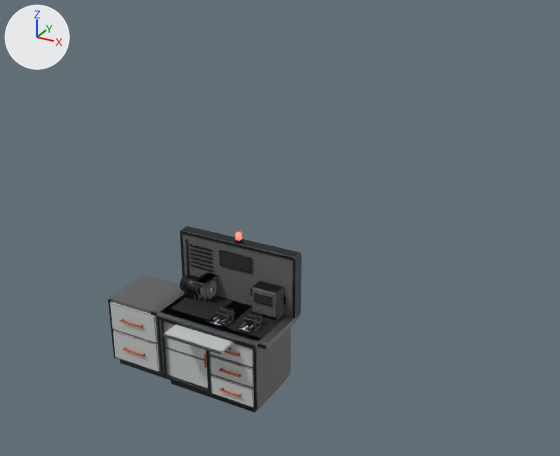
The Blender file Assets/Game/Art/Models/_Source~/components/props/repair_bench.blend: old version first, new version second.
Both versions are drawn from a 50 mm lens placed at (4.05, -6.16, 5.12), pointed at (0.5, 0.3, 1.89). Arrows for +X, +Y and +Z are at upper left; the lights stay in place. The first picture is the older version.

In view in the first picture: 'Mesh_RepairBench_BackPanel_Bulkhead', 'Mesh_RepairBench_Cabinet_Bulkhead', 'Mesh_RepairBench_Cabinet_Island', 'Mesh_RepairBench_Console_Island', 'Mesh_RepairBench_Leaf_Compact', 'Mesh_RepairBench_Worktop_Bulkhead', 'Mesh_RepairBench_Worktop_Island' and 7 more.
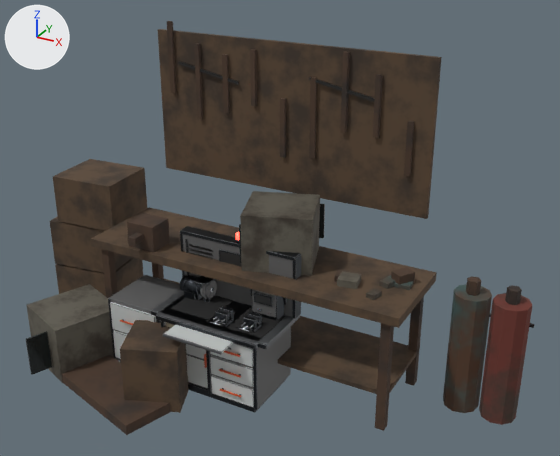
Edits to the bpy script that builds the scene:
```text
Add mat_mat_sattower_int_screendead:
    mat_mat_sattower_int_screendead = principled_material('MAT_SatTower_Int_ScreenDead')
    mat_mat_sattower_int_screendead.base_color = (0.012, 0.016, 0.016)  # black #1d2222
    mat_mat_sattower_int_screendead.roughness = 0.15
Add mat_mat_sattower_int_timber:
    mat_mat_sattower_int_timber = bpy.data.materials.new('MAT_SatTower_Int_Timber')
    # nodes: BsdfPrincipled, OutputMaterial, TexCoord, TexNoise, ValToRGB
    # colours: brown #594532, brown #3c3027
Add mat_mat_sattower_int_cable:
    mat_mat_sattower_int_cable = principled_material('MAT_SatTower_Int_Cable')
    mat_mat_sattower_int_cable.base_color = (0.015, 0.015, 0.015)  # black #212121
Add mat_mat_sattower_int_paintteal:
    mat_mat_sattower_int_paintteal = bpy.data.materials.new('MAT_SatTower_Int_PaintTeal')
    # nodes: BsdfPrincipled, OutputMaterial, TexCoord, TexNoise, ValToRGB
    # colours: dark cyan #3c5250, brown #523827
Add mat_mat_sattower_int_clothred:
    mat_mat_sattower_int_clothred = bpy.data.materials.new('MAT_SatTower_Int_ClothRed')
    # nodes: BsdfPrincipled, OutputMaterial, TexCoord, TexNoise, ValToRGB
    # colours: dark red #6c352c, brown #453830
Add mat_mat_sattower_int_consolebeige:
    mat_mat_sattower_int_consolebeige = bpy.data.materials.new('MAT_SatTower_Int_ConsoleBeige')
    # nodes: BsdfPrincipled, OutputMaterial, TexCoord, TexNoise, ValToRGB
    # colours: dark grey #615d52, brown #3c342b
Add mat_mat_sattower_int_ruststeel:
    mat_mat_sattower_int_ruststeel = bpy.data.materials.new('MAT_SatTower_Int_RustSteel')
    # nodes: BsdfPrincipled, OutputMaterial, TexCoord, TexNoise, ValToRGB
    # colours: brown #4b3729, dark grey #302924
Add me_mesh_repairbench_scrapworkshop:
    me_mesh_repairbench_scrapworkshop.from_pydata(...)  # 368 vertices, 268 faces; spans x -1.36..4.61, y 8.34..11.17, z 4.59..8.3
    # faces by material slot: [42, 124, 24, 30, 18, 12, 18]
    me_mesh_repairbench_scrapworkshop.materials.append(mat_mat_sattower_int_timber)
    me_mesh_repairbench_scrapworkshop.materials.append(mat_mat_sattower_int_ruststeel)
    me_mesh_repairbench_scrapworkshop.materials.append(mat_mat_sattower_int_paintteal)
    me_mesh_repairbench_scrapworkshop.materials.append(mat_mat_sattower_int_consolebeige)
    me_mesh_repairbench_scrapworkshop.materials.append(mat_mat_sattower_int_screendead)  # black #1d2222
    me_mesh_repairbench_scrapworkshop.materials.append(mat_mat_sattower_int_clothred)
    me_mesh_repairbench_scrapworkshop.materials.append(mat_mat_sattower_int_cable)  # black #212121
Add ob_mesh_repairbench_scrapworkshop:
    ob_mesh_repairbench_scrapworkshop = bpy.data.objects.new('Mesh_RepairBench_ScrapWorkshop', me_mesh_repairbench_scrapworkshop)
    ob_mesh_repairbench_scrapworkshop.location = (0.06, -9.658, -4.59)
    ob_mesh_repairbench_scrapworkshop.rotation_euler = (0.0, 0.0, 0.157)  # degrees (0, 0, 9)
```

Pixel boxes [x1, y1, x2, y2] of what changed, in the pictures (560 x 456 px):
'Mesh_RepairBench_ScrapWorkshop', added (brown)
    after: [26, 21, 534, 435]
    faces in mat_mat_sattower_int_timber: [50, 29, 442, 413]
    faces in mat_mat_sattower_int_ruststeel: [62, 21, 522, 435]
    faces in mat_mat_sattower_int_consolebeige: [26, 191, 382, 383]
    faces in mat_mat_sattower_int_clothred: [479, 293, 532, 425]
    faces in mat_mat_sattower_int_paintteal: [379, 275, 492, 413]
